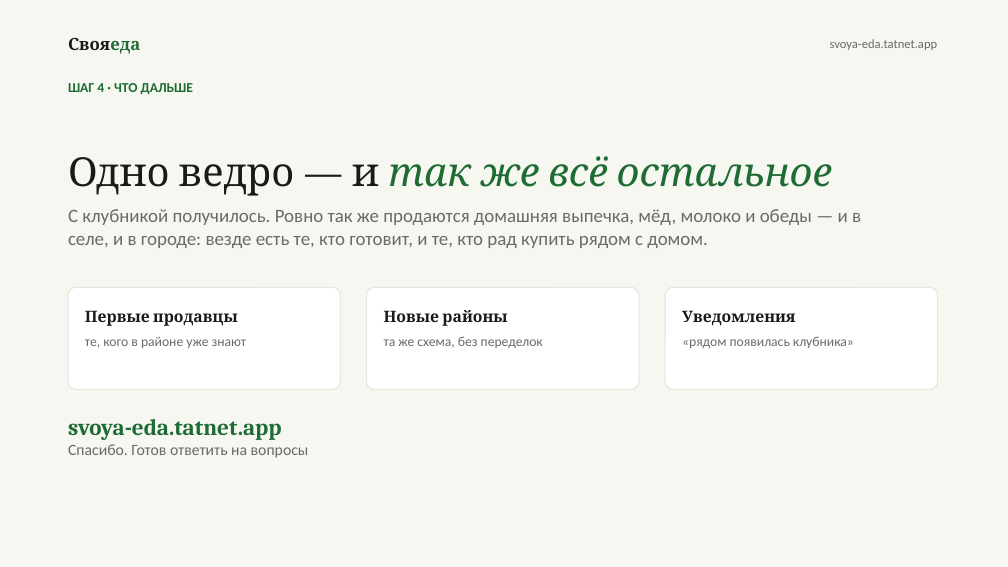
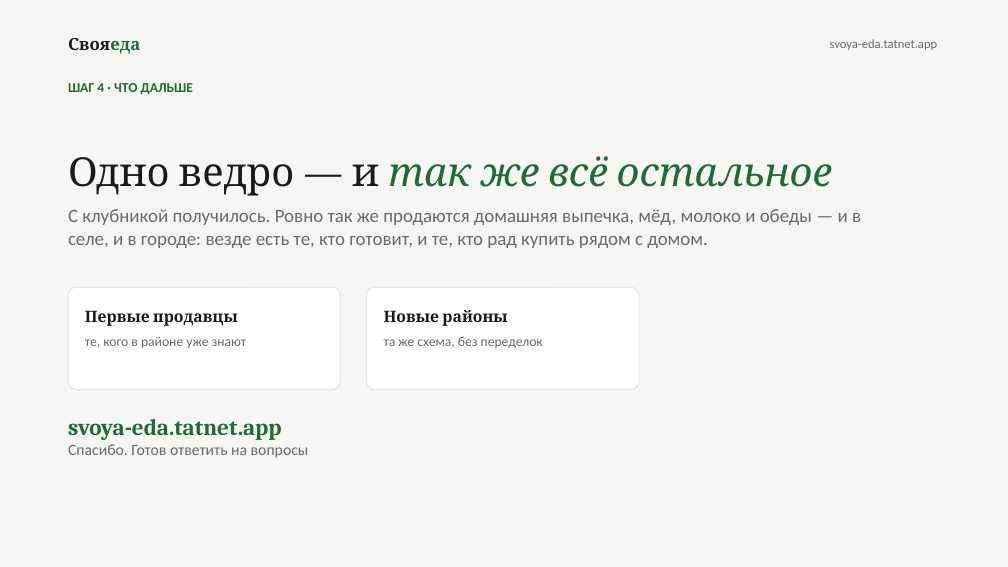
Before and after one commit to amirfazulen-byte/project, a slide deck: slide 5 of deck/СвояЕда.pptx. Drawn at 1008x567 pixels with LibreOffice and Linux fonts; fonts in the diff are those of the drawing. Boxes give left, top, right and bottom in pixels: in the first picture for what was removed or moved away, otherwise in the second. Text is boxed around its words. In the diff, an @@ line names an element or a change of style, - is before the commit and + after.

```diff
--- a/deck/СвояЕда.pptx
+++ b/deck/СвояЕда.pptx
@@ rounded rectangle removed at <box>665,287,938,389</box> @@
-Уведомления
-«рядом появилась клубника»
```
Also in this commit, not shown: 2 other slides changed, 4 other files.
